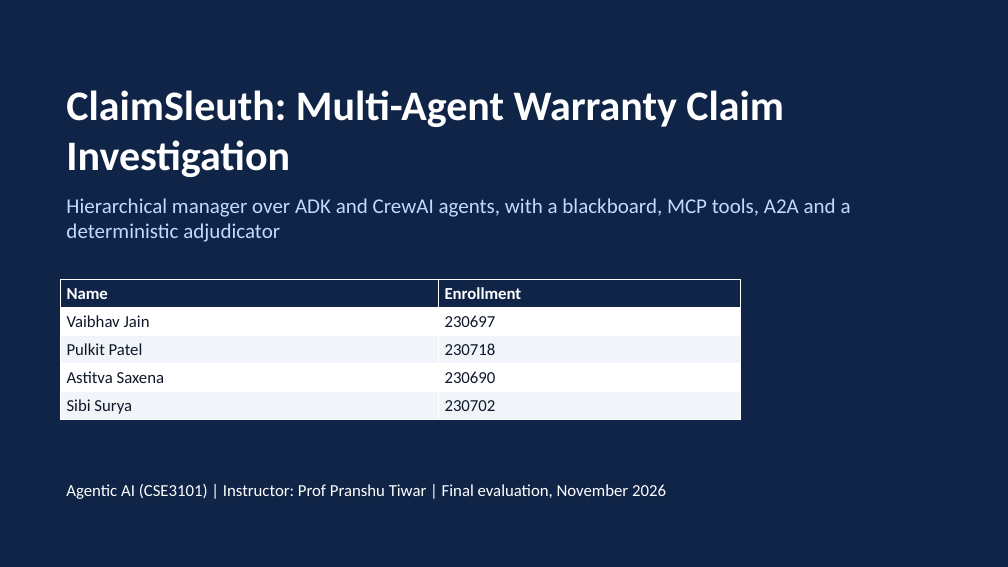
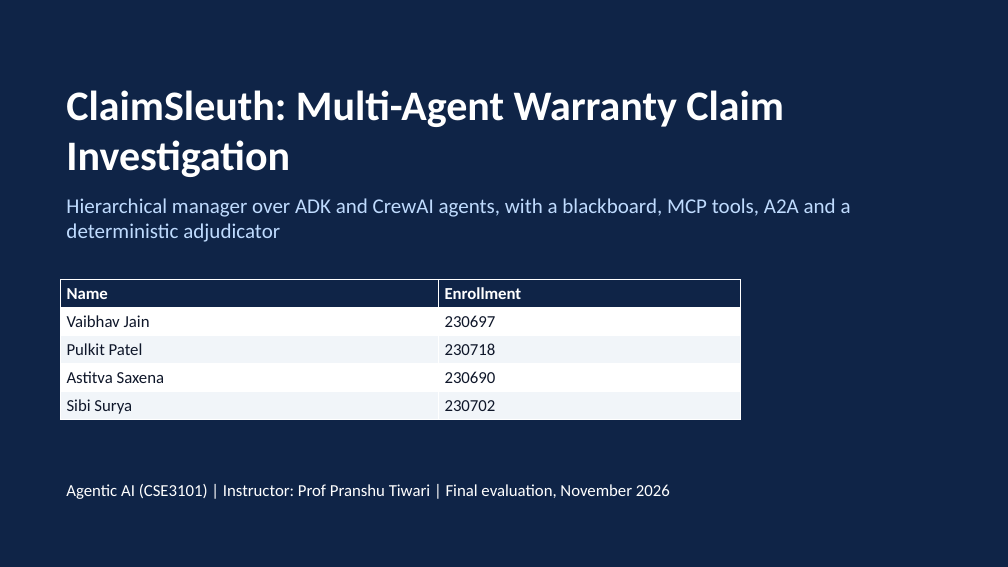
Before and after one commit to astitvasaxena/ClaimSleuth_simple, a slide deck: slide 1 of docs/submission/ClaimSleuth_Final_Presentation.pptx. Drawn at 1008x567 pixels with LibreOffice and Linux fonts; fonts in the diff are those of the drawing. Boxes give left, top, right and bottom in pixels: in the first picture for what was removed or moved away, otherwise in the second. Text is boxed around its words. In the diff, an @@ line names an element or a change of style, - is before the commit and + after.

```diff
--- a/docs/submission/ClaimSleuth_Final_Presentation.pptx
+++ b/docs/submission/ClaimSleuth_Final_Presentation.pptx
@@ text at <box>66,484,670,499</box>: text changed @@
-Agentic AI (CSE3101) | Instructor: Prof Pranshu Tiwar | Final evaluation, November 2026
+Agentic AI (CSE3101) | Instructor: Prof Pranshu Tiwari | Final evaluation, November 2026
```
Also in this commit, not shown: 10 other slides changed, 11 other files.
